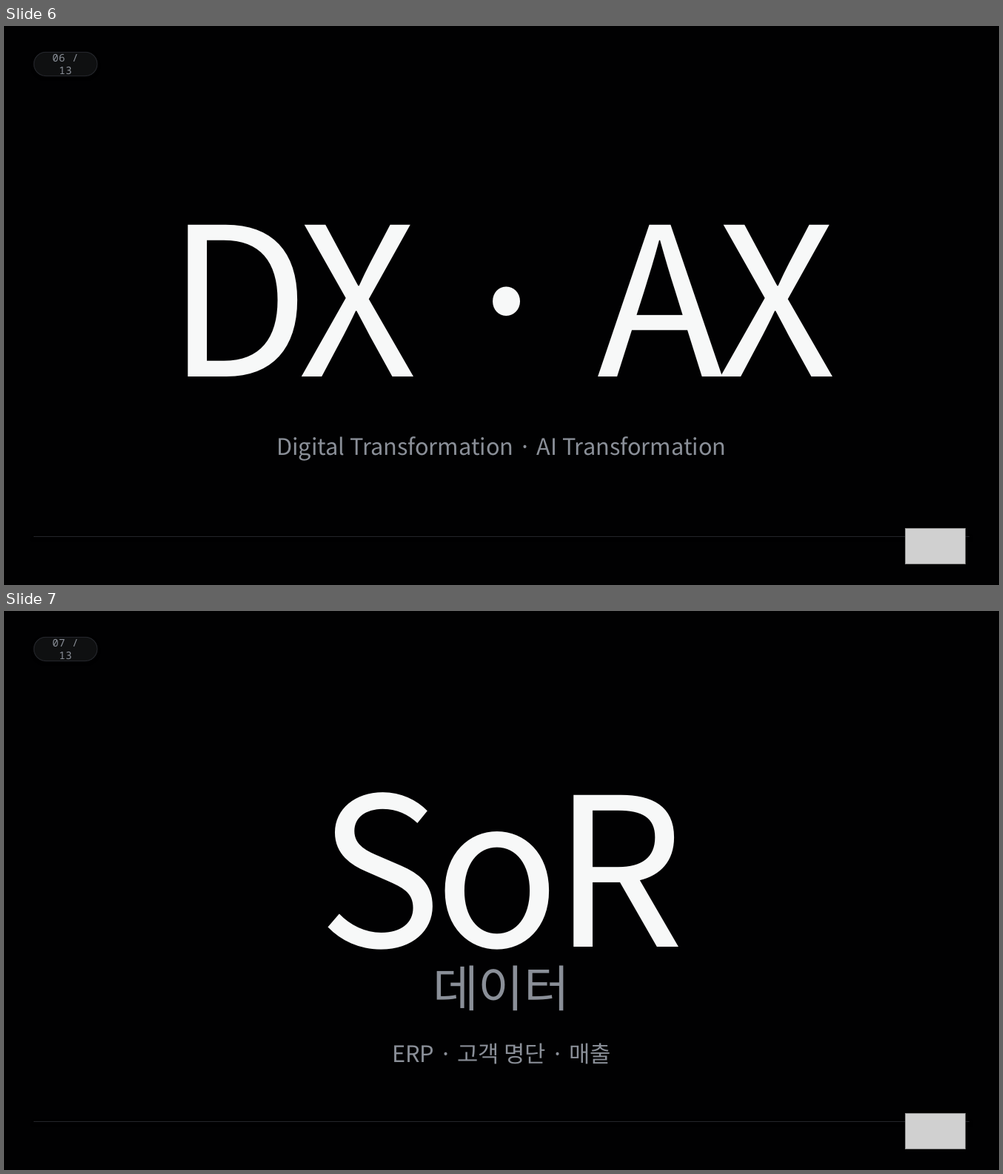
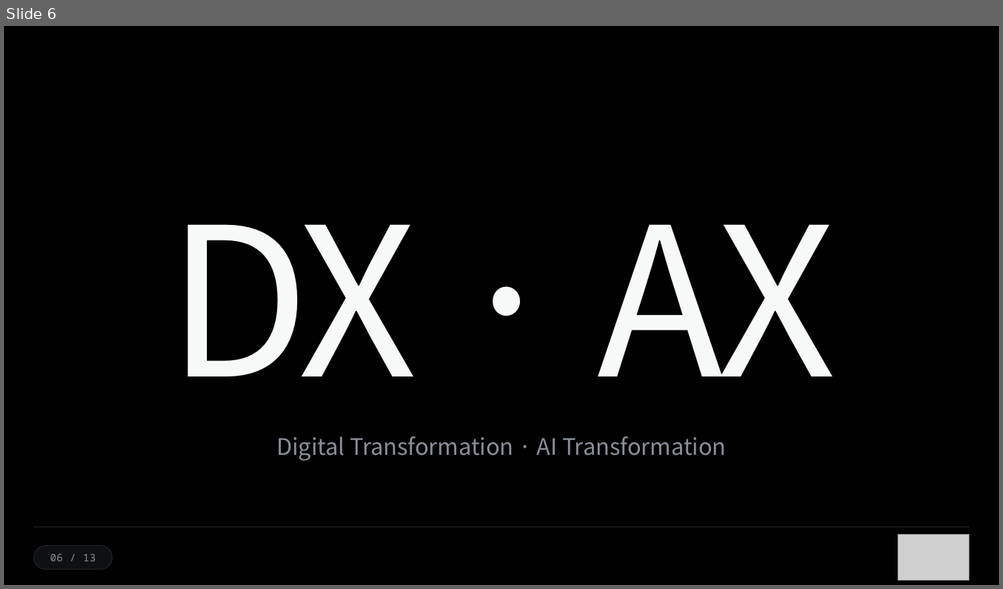
Before and after one commit to ssodcompany/edu-agent, a slide deck: lectures/03_sor_framework/BNI_SoR_v10.pptx. Shown one above the other, each under a label of ours: slides 6 and 7 before the commit, slide 6 after it. The pictures are 1003x1174 and 1003x589 pixels, drawn with LibreOffice and Linux fonts; fonts in the diff are those of the drawing; grey boxes stand for pictures. Boxes give left, top, right and bottom in pixels: in the first picture for what was removed or moved away, otherwise in the second. Text is boxed around its words. In the diff, an @@ line names an element or a change of style, - is before the commit and + after.

```diff
--- a/lectures/03_sor_framework/BNI_SoR_v10.pptx
+++ b/lectures/03_sor_framework/BNI_SoR_v10.pptx
@@ slide 7 removed at (x1=4, y1=611, x2=999, y2=1170), background #FFFFFF @@
@@ rectangle removed at (x1=4, y1=611, x2=999, y2=1170) @@
@@ rounded rectangle removed at (x1=34, y1=637, x2=97, y2=661) @@
-07 / 13
@@ text removed at (x1=318, y1=792, x2=685, y2=997) @@
-SoR
@@ text removed at (x1=432, y1=965, x2=569, y2=1011) @@
-데이터
@@ text removed at (x1=392, y1=1043, x2=611, y2=1065) @@
-ERP · 고객 명단 · 매출
@@ picture removed at (x1=905, y1=1114, x2=965, y2=1150) @@
@@ line removed from (34, 1122) to (969, 1122) @@
@@ slide 6 changed as well @@
@@ line moved from (34, 537) - (969, 537) to (34, 528) - (969, 528) @@
@@ picture resized from (x1=905, y1=529, x2=965, y2=565) to (x1=898, y1=535, x2=969, y2=581) @@
@@ rounded rectangle "06 / 13" resized from (x1=34, y1=52, x2=97, y2=76) to (x1=34, y1=546, x2=112, y2=570) @@
```
Also in this commit, not shown: 10 other slides changed, 2 slides added, 1 other slide removed, 3 other files.
